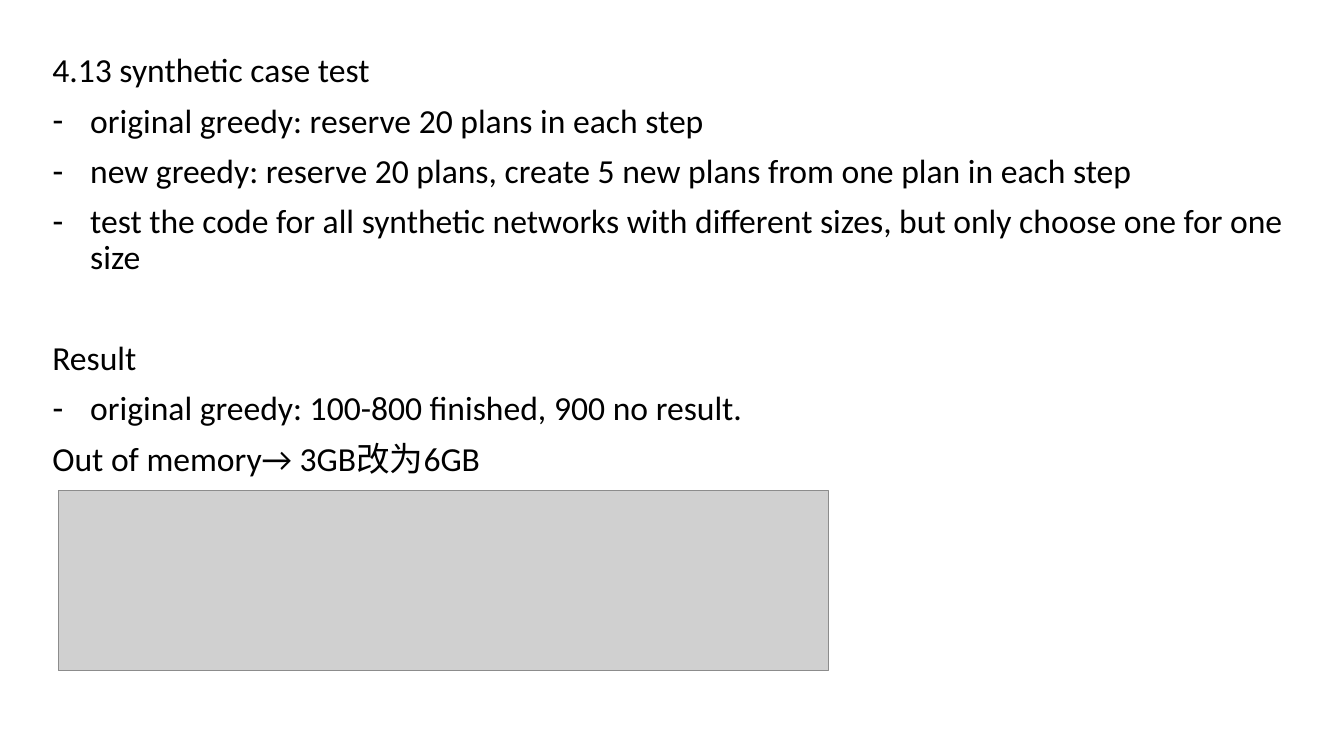
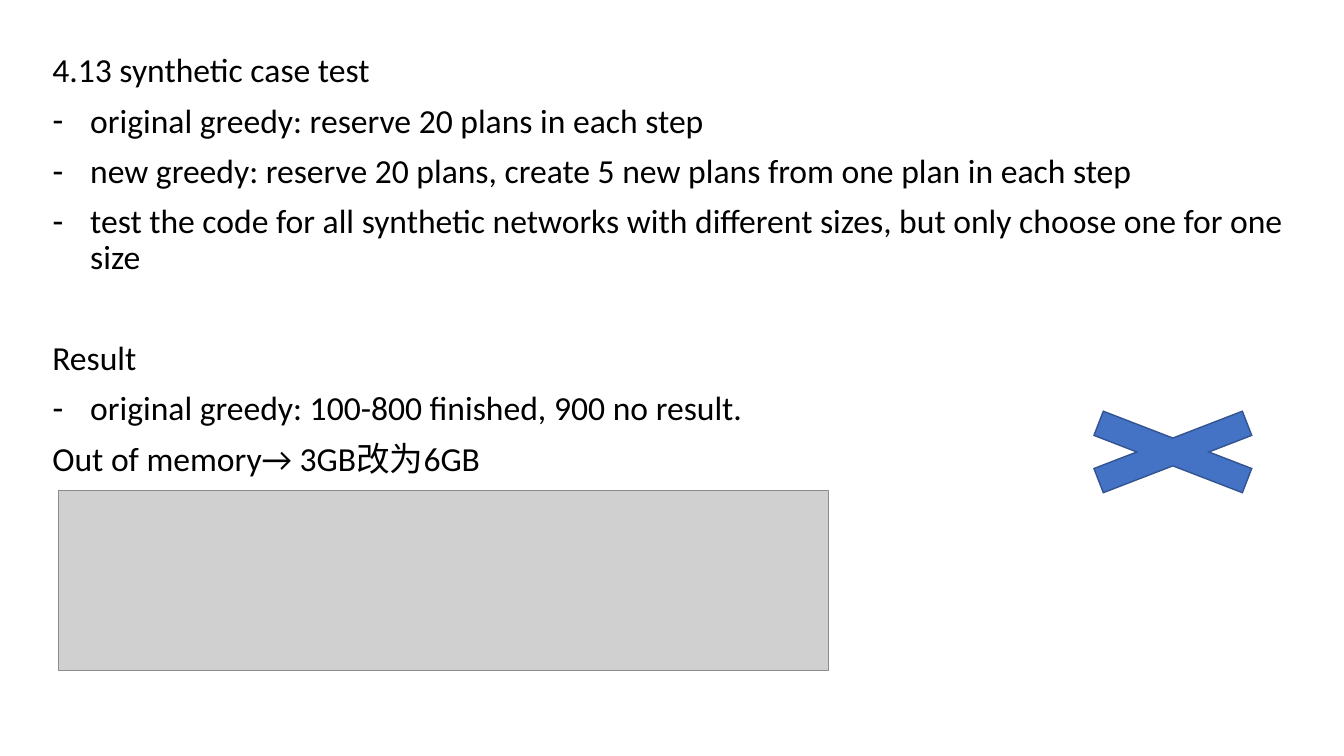
Before and after one commit to sywang-20/opt-greedy, a slide deck: slide 6 of DOCUS/progress-report.pptx (slide 4 before the commit). Drawn at 1344x756 pixels with LibreOffice and Linux fonts; fonts in the diff are those of the drawing; grey boxes stand for pictures. Boxes give left, top, right and bottom in pixels: in the first picture for what was removed or moved away, otherwise in the second. Text is boxed around its words. In the diff, an @@ line names an element or a change of style, - is before the commit and + after.

```diff
--- a/DOCUS/progress-report.pptx
+++ b/DOCUS/progress-report.pptx
@@ cross added at [1030, 397, 1316, 507], fill #4472C4, outline #325491 1 pt @@
```
Also in this commit, not shown: 1 other slide changed, 4 slides added, 1 slide removed.
